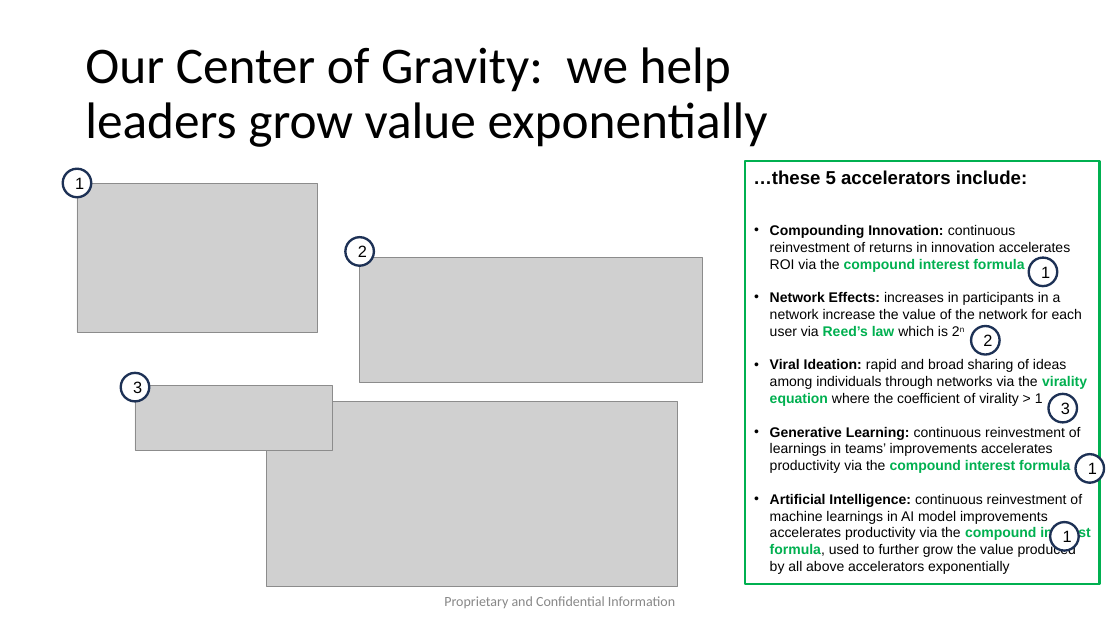
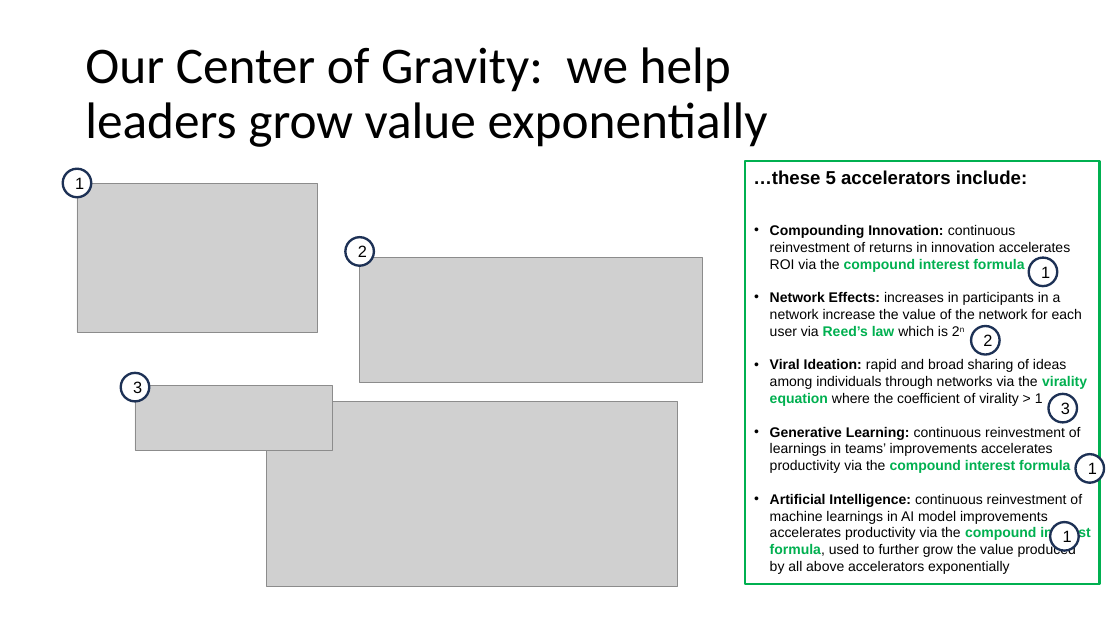
Before and after one commit to AccelRR8-Consortium-NonProfit/Management-Public, a slide deck: slide 4 of docs/2_Value_Creation/2a_Product/2a_Product_Management_Plan.pptx. Drawn at 1120x630 pixels with LibreOffice and Linux fonts; fonts in the diff are those of the drawing; grey boxes stand for pictures; background and template pictures are left out. Boxes give left, top, right and bottom in pixels: in the first picture for what was removed or moved away, otherwise in the second. Text is boxed around its words. In the diff, an @@ line names an element or a change of style, - is before the commit and + after.

```diff
--- a/docs/2_Value_Creation/2a_Product/2a_Product_Management_Plan.pptx
+++ b/docs/2_Value_Creation/2a_Product/2a_Product_Management_Plan.pptx
@@ text removed at <box>444,596,675,608</box> @@
-Proprietary and Confidential Information
```
Also in this commit, not shown: 1 other slide changed.
